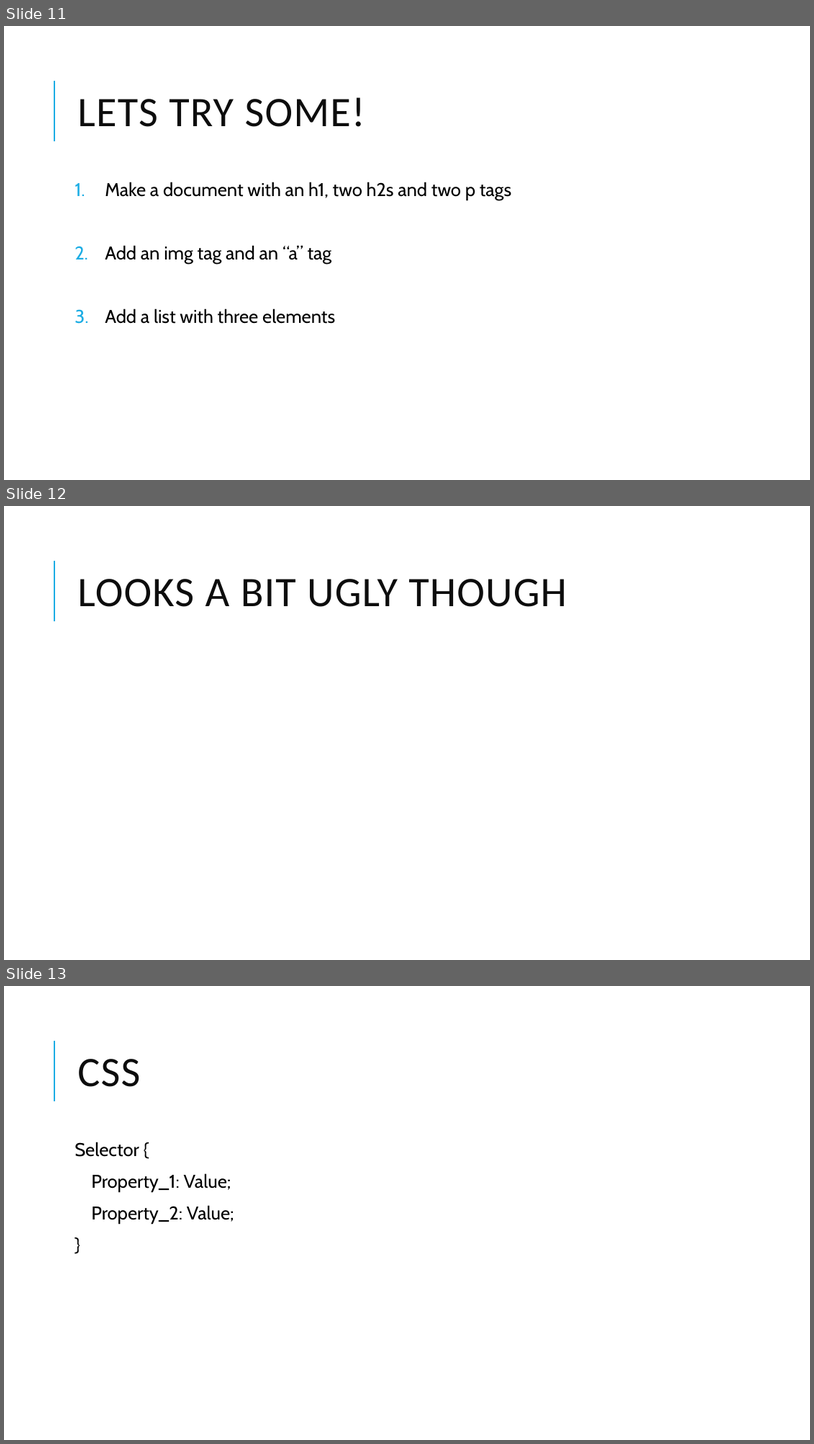
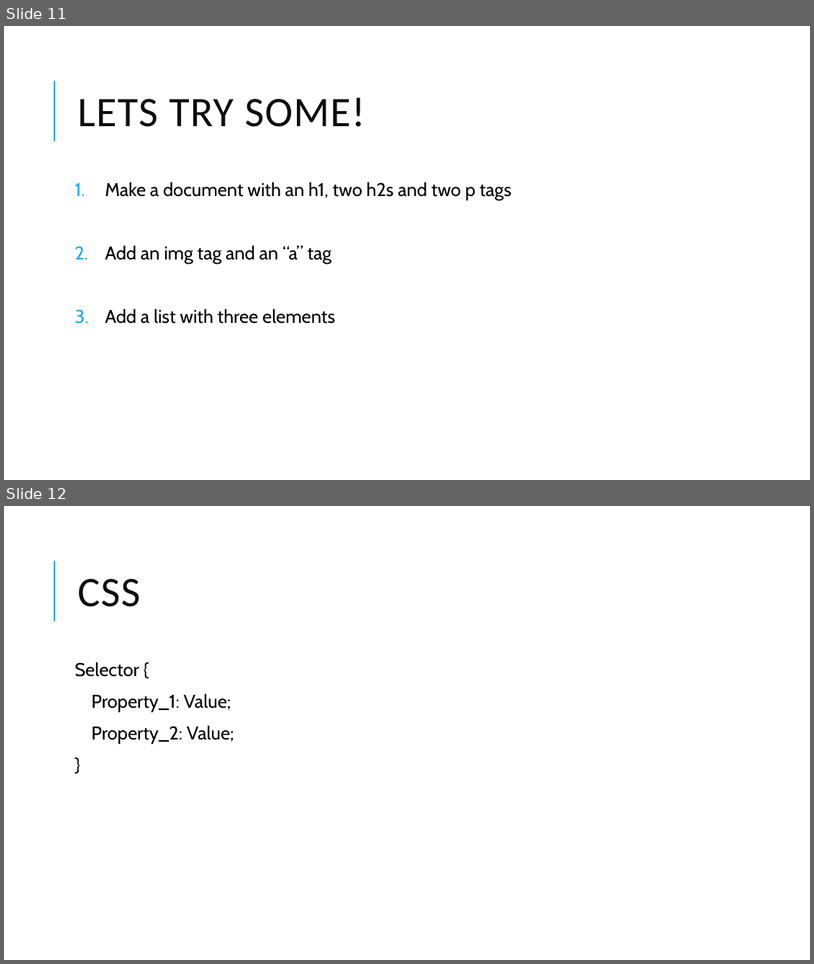
Before and after one commit to Will-Guthrie/HTML-Presentation, a slide deck: HTML and CSS.pptx. Shown one above the other, each under a label of ours: slides 11, 12 and 13 before the commit, slides 11 and 12 after it. The pictures are 814x1444 and 814x964 pixels, drawn with LibreOffice and Linux fonts; fonts in the diff are those of the drawing. Boxes give left, top, right and bottom in pixels: in the first picture for what was removed or moved away, otherwise in the second. Text is boxed around its words. In the diff, an @@ line names an element or a change of style, - is before the commit and + after.

```diff
--- a/HTML and CSS.pptx
+++ b/HTML and CSS.pptx
@@ slide 12 removed at [4, 506, 810, 960], background #FFFFFF; not listed: 1 template element that a slide beside it also shows @@
@@ title removed at [77, 579, 567, 607] @@
-LOOKS A BIT UGLY THOUGH
@@ what was slide 13 is now slide 12 @@
```
Also in this commit, not shown: 1 slide changed, 2 slides added.
